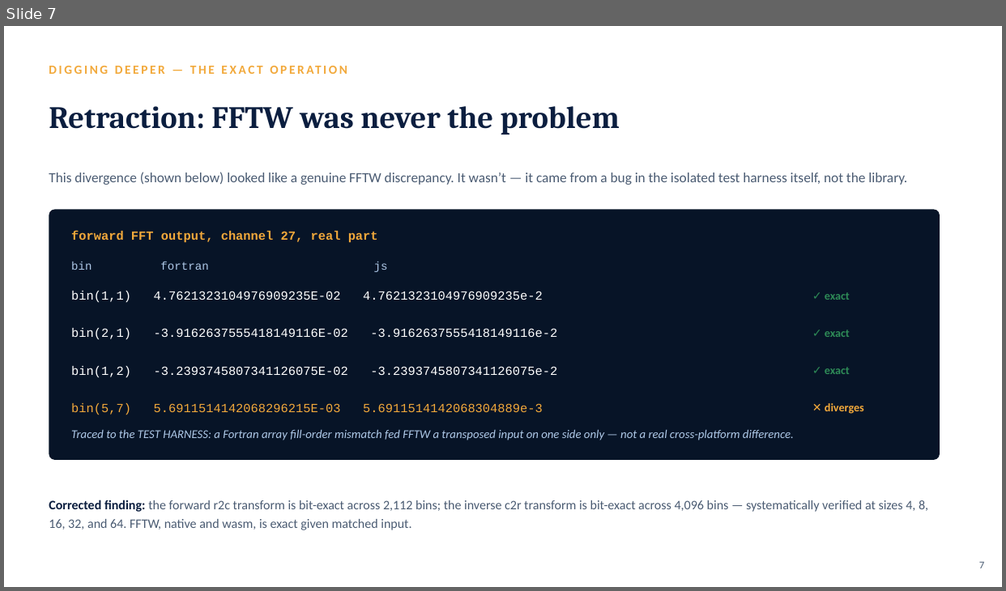
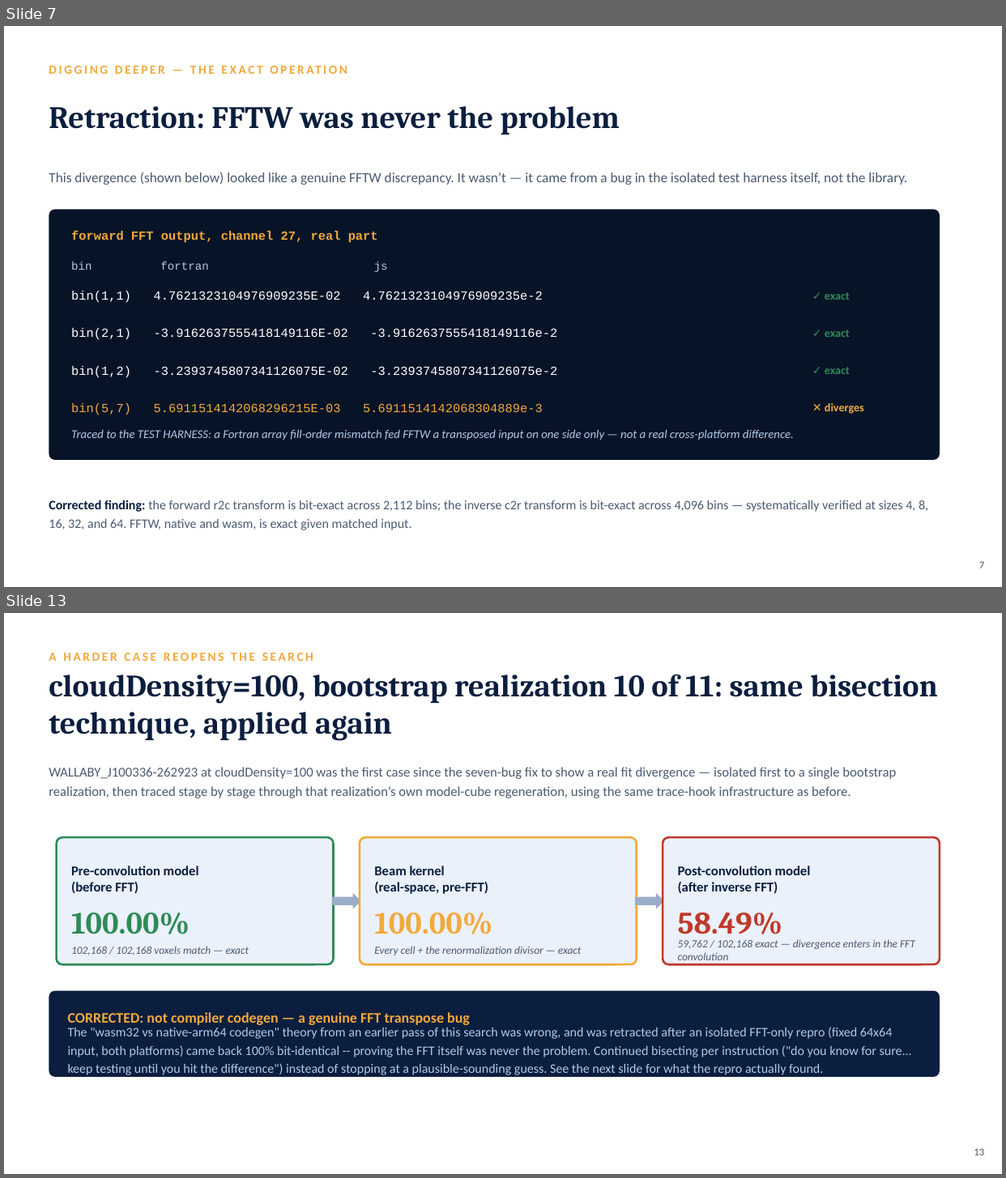
Before and after one commit to dan-distributive/3KIDNAS, a slide deck: ChasingTheLastULP.pptx. Shown one above the other, each under a label of ours: slide 7 before the commit, slides 7 and 13 after it; the slides between them are not shown. The pictures are 1006x591 and 1006x1178 pixels, drawn with LibreOffice and Linux fonts; fonts in the diff are those of the drawing. Boxes give left, top, right and bottom in pixels: in the first picture for what was removed or moved away, otherwise in the second. Text is boxed around its words. In the diff, an @@ line names an element or a change of style, - is before the commit and + after.

```diff
--- a/ChasingTheLastULP.pptx
+++ b/ChasingTheLastULP.pptx
@@ slide 13 added at box(4, 613, 1002, 1174), background #FFFFFF @@
@@ text added at box(49, 653, 313, 661), 12 pt, text #F2A93B, bold @@
+A HARDER CASE REOPENS THE SEARCH
@@ text added at box(49, 674, 937, 741), 30 pt, text #0B1E3F, bold @@
+cloudDensity=100, bootstrap realization 10 of 11: same bisection technique, applied again
@@ text added at box(49, 767, 896, 798), 13 pt, text #4A5B72 @@
+WALLABY_J100336-262923 at cloudDensity=100 was the first case since the seven-bug fix to show a real fit divergence — isolated first to a single bootstrap realization, then traced stage by stage through that realization’s own model-cube regeneration, using the same trace-hook infrastructure as before.
@@ rounded rectangle added at box(57, 837, 334, 965), fill #EAF1FB, outline #2E8B57 2 pt @@
@@ rounded rectangle added at box(360, 837, 637, 965), fill #EAF1FB, outline #F2A93B 2 pt @@
@@ rounded rectangle added at box(663, 837, 940, 965), fill #EAF1FB, outline #C0392B 2 pt @@
@@ text added at box(71, 866, 199, 894), 13 pt, text #0B1E3F, bold @@
+Pre-convolution model
+(before FFT)
@@ text added at box(374, 866, 488, 894), 13 pt, text #0B1E3F, bold @@
+Beam kernel
+(real-space, pre-FFT)
@@ text added at box(678, 866, 811, 894), 13 pt, text #0B1E3F, bold @@
+Post-convolution model
+(after inverse FFT)
@@ right arrow added at box(332, 893, 361, 909), fill #9AAEC7 @@
@@ right arrow added at box(635, 893, 664, 909), fill #9AAEC7 @@
@@ text added at box(71, 913, 189, 935), 30 pt, text #2E8B57, bold @@
+100.00%
@@ text added at box(374, 913, 492, 935), 30 pt, text #F2A93B, bold @@
+100.00%
@@ text added at box(678, 913, 783, 941), 30 pt, text #C0392B, bold @@
+58.49%
@@ text added at box(71, 946, 249, 956), 10.5 pt, text #4A5B72, italic @@
+102,168 / 102,168 voxels match — exact
@@ text added at box(374, 946, 582, 956), 10.5 pt, text #4A5B72, italic @@
+Every cell + the renormalization divisor — exact
@@ text added at box(678, 940, 915, 960), 10.5 pt, text #4A5B72, italic @@
+59,762 / 102,168 exact — divergence enters in the FFT convolution
@@ rounded rectangle added at box(49, 991, 940, 1077), fill #0B1E3F @@
@@ text added at box(68, 1012, 470, 1025), 14 pt, text #F2A93B, bold @@
+CORRECTED: not compiler codegen — a genuine FFT transpose bug
@@ text added at box(68, 1027, 912, 1076), 12.5 pt, text #AFC9E8 @@
+The "wasm32 vs native-arm64 codegen" theory from an earlier pass of this search was wrong, and was retracted after an isolated FFT-only repro (fixed 64x64 input, both platforms) came back 100% bit-identical -- proving the FFT itself was never the problem. Continued bisecting per instruction ("do you know for sure... keep testing until you hit the difference") instead of stopping at a plausible-sounding guess. See the next slide for what the repro actually found.
@@ text added at box(974, 1148, 984, 1156), 10 pt, text #4A5B72 @@
+13
```
Also in this commit, not shown: 8 slides changed, 5 other slides added, 5 other files.
